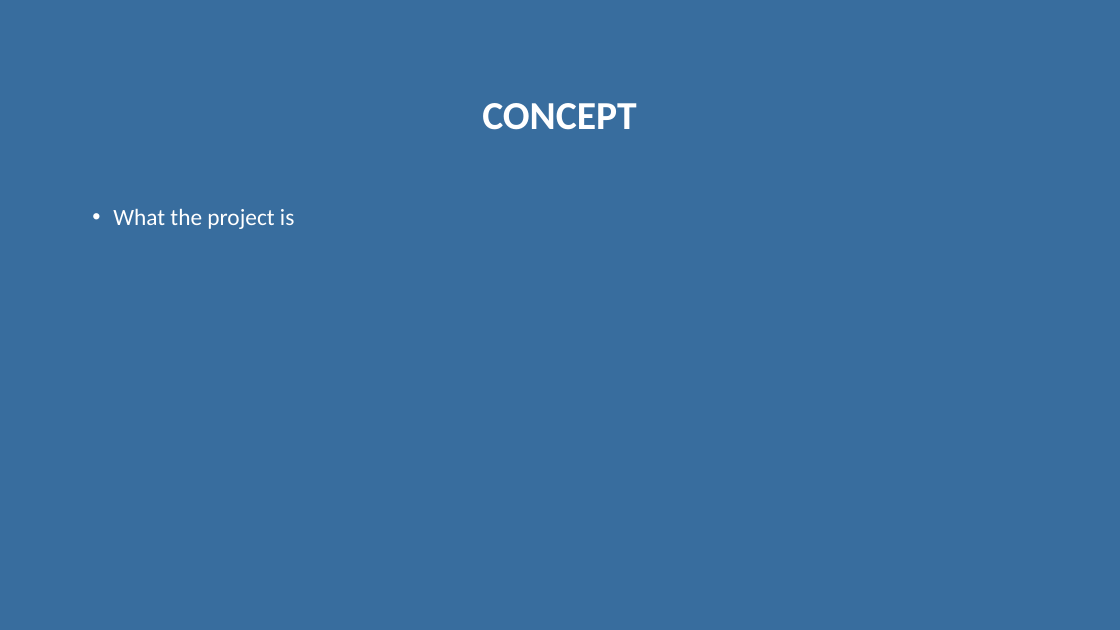
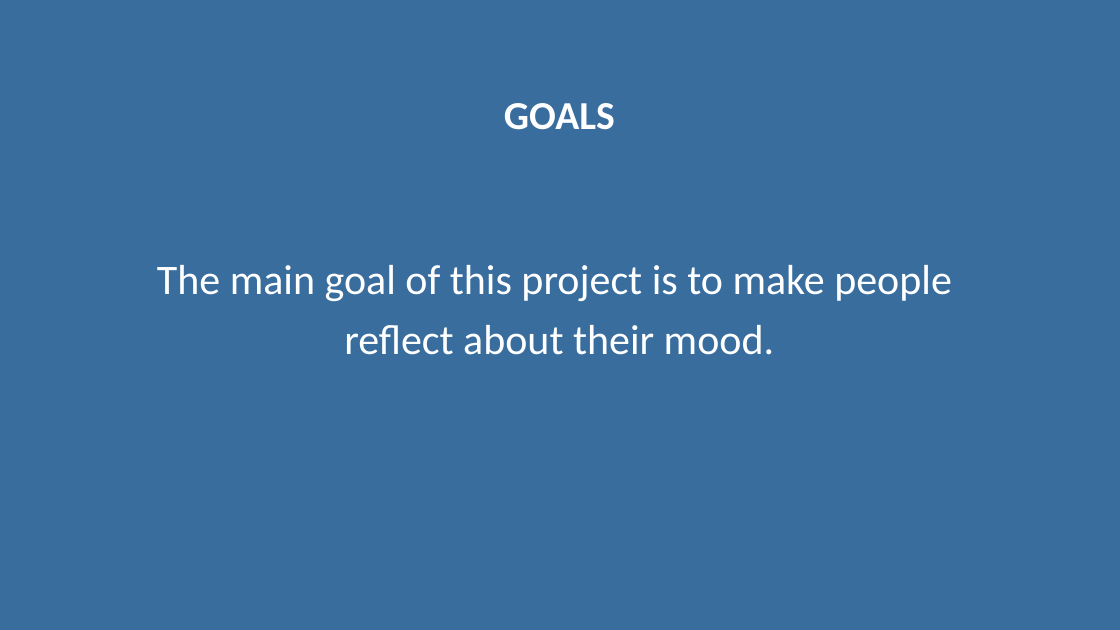
Before and after one commit to alannunescaetano/MoodPicture, a slide deck: slide 2 of Documents/Mood Picture - Second presentation.pptx. Drawn at 1120x630 pixels with LibreOffice and Linux fonts; fonts in the diff are those of the drawing. Boxes give left, top, right and bottom in pixels: in the first picture for what was removed or moved away, otherwise in the second. Text is boxed around its words. In the diff, an @@ line names an element or a change of style, - is before the commit and + after.

```diff
--- a/Documents/Mood Picture - Second presentation.pptx
+++ b/Documents/Mood Picture - Second presentation.pptx
@@ title at <box>504,103,615,130</box>: text changed @@
-CONCEPT
+GOALS
@@ text at <box>157,265,952,355</box>: text changed; size 20 to 36 pt @@
-• What the project is
+The main goal of this project is to make people
+reflect about their mood.
```
Also in this commit, not shown: 2 other slides changed, 13 slides added, 2 slides removed.
